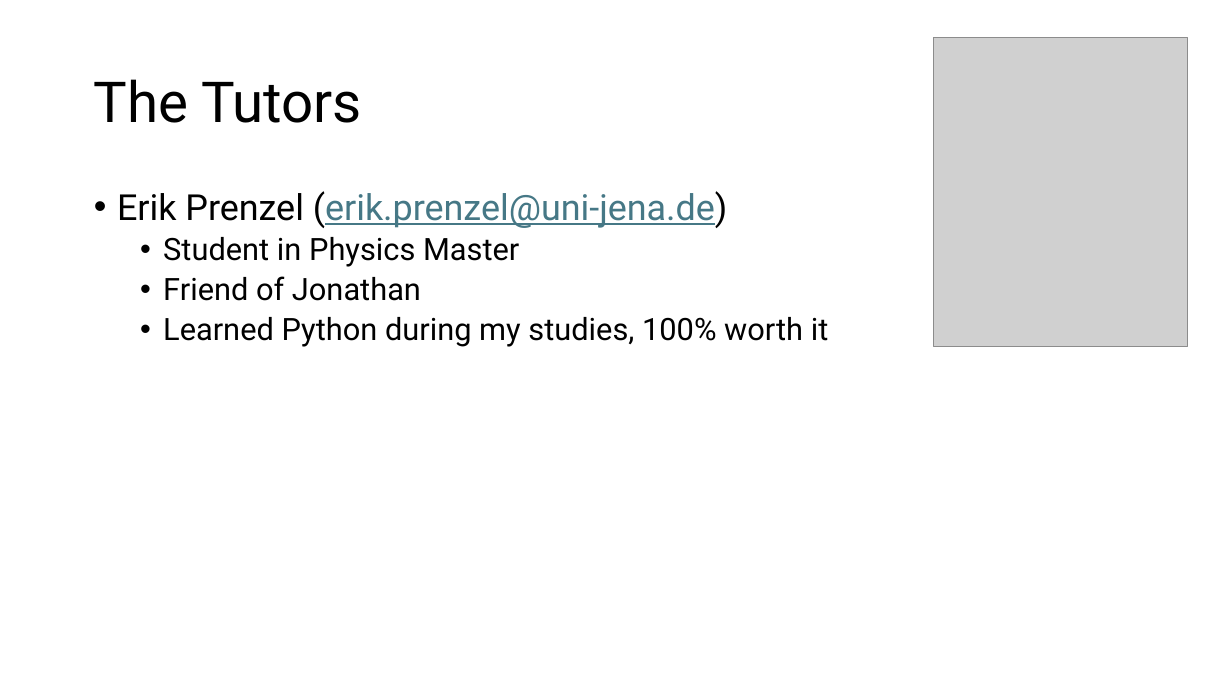
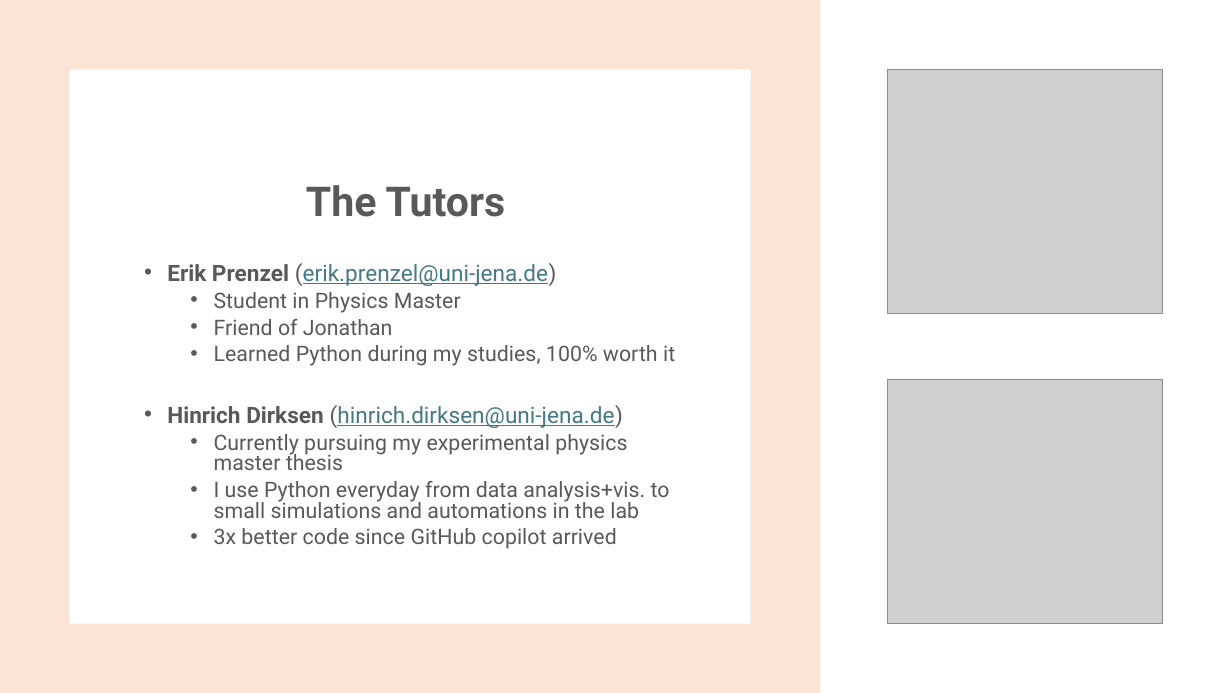
Before and after one commit to jonathanbollig/pycophy, a slide deck: slide 3 of Lectures/Chunk 1 - Introduction + Setup.pptx. Drawn at 1232x693 pixels with LibreOffice and Linux fonts; fonts in the diff are those of the drawing; grey boxes stand for pictures. Boxes give left, top, right and bottom in pixels: in the first picture for what was removed or moved away, otherwise in the second. Text is boxed around its words. In the diff, an @@ line names an element or a change of style, - is before the commit and + after.

Commit message:
chunk 1-3 überarbeitet von Erik

```diff
--- a/Lectures/Chunk 1 - Introduction + Setup.pptx
+++ b/Lectures/Chunk 1 - Introduction + Setup.pptx
@@ rectangle added at bbox=[0, 0, 821, 693], fill #FBE3D6 @@
@@ rectangle added at bbox=[69, 69, 750, 624], fill #FFFFFF @@
@@ picture: place and size @@
-picture at bbox=[933, 38, 1188, 347]
+picture at bbox=[887, 69, 1163, 314]
@@ title "The Tutors": place and size @@
-title "The Tutors" at bbox=[94, 79, 362, 123]
+title "The Tutors" at bbox=[306, 185, 506, 217]
@@ title "The Tutors" at bbox=[306, 185, 506, 217]: size 44 to 32 pt, text colour #000000 to #595959, bold on; alignment left to centre; vertical alignment middle to bottom @@
@@ text "Erik Prenzel (erik.prenzel@uni-jena.de)": place and size @@
-text "Erik Prenzel (erik.prenzel@uni-jena.de)" at bbox=[117, 191, 829, 347]
+text "Erik Prenzel (erik.prenzel@uni-jena.de)" at bbox=[167, 263, 675, 549]
@@ text at bbox=[167, 263, 675, 366]: size 28 to 17.6 pt in "Erik Prenzel (erik.prenzel@uni-jena.de)"; text colour #000000 to #595959 in "Erik Prenzel (erik.prenzel@uni-jena.de)", "Student in Physics Master", "Friend of Jonathan", "Learned Python during my studies, 100% worth ..."; bold on in "Erik Prenzel"; size 24 to 16.6 pt in "Student in Physics Master", "Friend of Jonathan", "Learned Python during my studies, 100% worth ..."; line spacing 0.9 to 0.8 @@
@@ picture added at bbox=[887, 379, 1163, 624] @@
@@ text at bbox=[167, 405, 670, 549]: paragraphs added @@
+• Hinrich Dirksen (hinrich.dirksen@uni-jena.de)
+  • Currently pursuing my experimental physics master thesis
+  • I use Python everyday from data analysis+vis. to small simulations and automations in the lab
+  • 3x better code since GitHub copilot arrived
```
Also in this commit, not shown: 13 other slides changed, 1 slide added, 2 other files.
